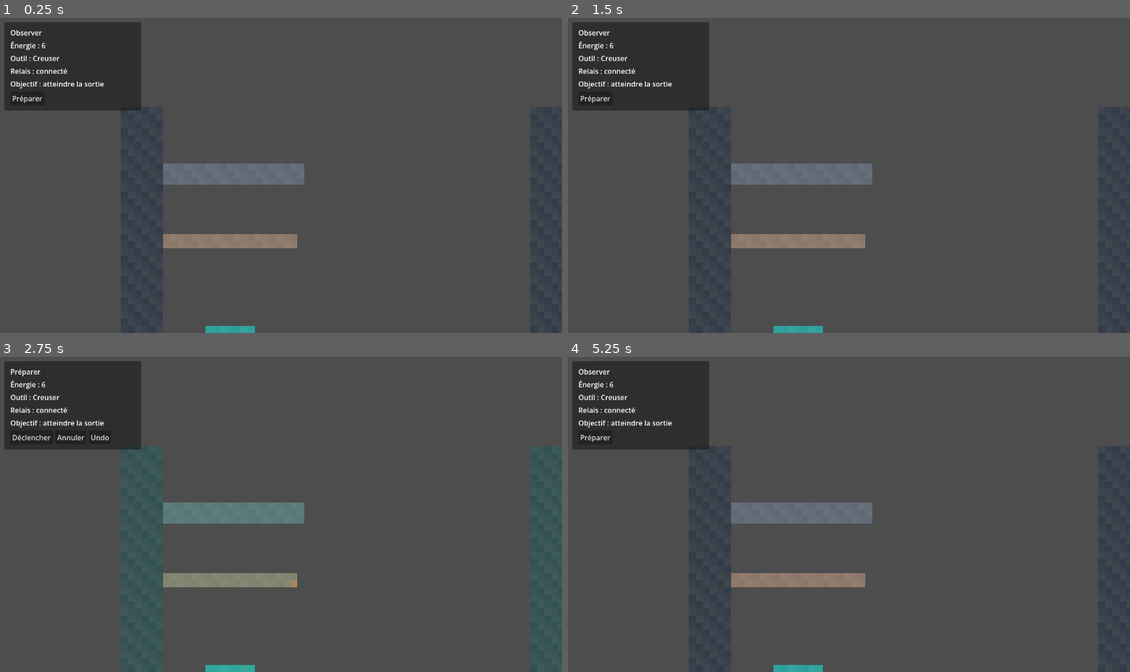
Above: before the commit, frames 1-4 (two rows, left to right).
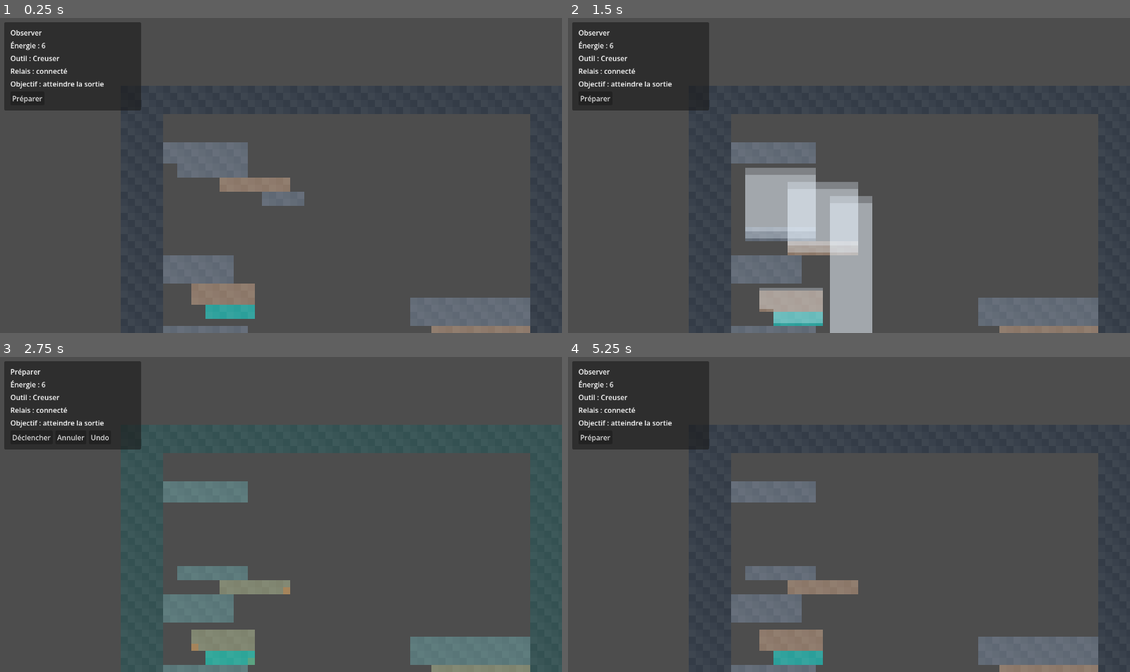
Above: after the commit, the same moments.

Repository: devjonathan1999-del/Project-Digger
Game: Godot game, scene res://scenes/main.tscn
The game is run twice, just before and just after one commit, with the same random seed, the same clock (stepped at 60 frames per second) and the same inputs.
Inputs:
- Up to frame 1 (0.25 s): no input
- Up to frame 2 (1.5 s): click "Préparer" at 0.5 s; click "Déclencher" at 1.25 s
- Up to frame 3 (2.75 s): click "Préparer" at 2 s
- Up to frame 4 (5.25 s): click "Annuler" at 2.75 s; click "Préparer" at 3.5 s; click "Undo" at 4.25 s; click "Déclencher" at 5 s

The runs differ from the first frame. In frame 1, 11% of the frame differs, in the area x 25-100%, y 21-100%; in frame 2, 17%; in frame 3, 11%; in frame 4, 11%.

Commit message:
feat: build first Helix cave layout

Diff:
--- a/src/content/vertical_slice_layout.gd
+++ b/src/content/vertical_slice_layout.gd
@@ -16,47 +16,66 @@
 func build() -> Dictionary:
     var model := TerrainModel.new(WIDTH, HEIGHT)
 
-    # Permanent outer rock keeps the slice visually framed and structurally anchored.
+    # Anchored outer geology.
     _fill_rect(model, Rect2i(0, 0, 6, HEIGHT), &"rock_dense")
     _fill_rect(model, Rect2i(58, 0, 6, HEIGHT), &"rock_dense")
+    _fill_rect(model, Rect2i(6, 0, 52, 4), &"rock_dense")
 
-    # Entrance: diggable material around rows 4–12, connected to the left wall.
-    _fill_rect(model, Rect2i(6, 8, 20, 3), &"rock_common")
+    # Entrance pocket: stepped common/fragile ledges instead of a flat band.
+    _fill_rect(model, Rect2i(6, 8, 12, 3), &"rock_common")
+    _fill_rect(model, Rect2i(8, 11, 10, 2), &"rock_common")
+    _fill_rect(model, Rect2i(14, 13, 10, 2), &"rock_fragile")
+    _fill_rect(model, Rect2i(20, 15, 6, 2), &"rock_common")
 
-    # Friable ceiling around rows 14–24.
-    _fill_rect(model, Rect2i(6, 18, 19, 2), &"rock_fragile")
+    # Left chamber shelves and stabilizer deposit.
+    _fill_rect(model, Rect2i(6, 24, 10, 4), &"rock_common")
+    _fill_rect(model, Rect2i(10, 28, 9, 3), &"rock_fragile")
+    _fill_rect(model, Rect2i(12, 31, 7, 2), &"stabilizer")
+    _fill_rect(model, Rect2i(6, 34, 12, 3), &"rock_common")
 
-    # Stabilizer vein around columns 12–18, rows 28–35.
-    _fill_rect(model, Rect2i(12, 31, 7, 2), &"stabilizer")
-    _fill_rect(model, Rect2i(6, 32, 6, 1), &"rock_common")
+    # Central chamber framing.
+    _fill_rect(model, Rect2i(18, 38, 8, 4), &"rock_common")
+    _fill_rect(model, Rect2i(41, 30, 17, 4), &"rock_common")
+    _fill_rect(model, Rect2i(44, 34, 14, 3), &"rock_fragile")
+    _fill_rect(model, Rect2i(46, 50, 12, 5), &"rock_common")
 
-    # Dense blocking formation. Side masses are anchored to the bottom while a
-    # central dense gate blocks the shaft and can only be removed by collapse.
+    # Dense blocking formation and stable side masses.
     _fill_rect(model, Rect2i(26, 40, 5, 32), &"rock_dense")
     _fill_rect(model, Rect2i(34, 40, 7, 32), &"rock_dense")
+    _fill_rect(model, Rect2i(29, 39, 7, 3), &"rock_dense")
     model.set_cell(GATE_POS, TerrainCell.new(&"rock_dense"))
 
-    # Canonical removable support beneath the gate. The small cantilever at
-    # (31,47) is supported by the anchored mass at x=30.
-    model.set_cell(Vector2i(32, 45), TerrainCell.new(&"rock_common"))
-    model.set_cell(Vector2i(32, 46), TerrainCell.new(&"rock_common"))
-    model.set_cell(Vector2i(32, 47), TerrainCell.new(&"rock_common"))
-    model.set_cell(Vector2i(31, 47), TerrainCell.new(&"rock_common"))
+    # Canonical removable supports.
+    for support_pos in SUPPORT_REMOVAL:
+        model.set_cell(support_pos, TerrainCell.new(&"rock_common"))
 
-    # Stable support spine for the ancient network, separate from the gate shaft.
+    # Stable spine and ancient route.
     _fill_rect(model, Rect2i(24, 46, 1, 26), &"rock_dense")
-
     var relay_source := Vector2i(18, 54)
     var relay_pos := Vector2i(25, 46)
-    _fill_rect(model, Rect2i(19, 54, 6, 1), &"stabilizer")
-    _fill_rect(model, Rect2i(25, 47, 1, 8), &"stabilizer")
+    var ancient_path: Array[Vector2i] = []
+    for x in range(18, 26):
+        ancient_path.append(Vector2i(x, 54))
+    for y in range(53, 45, -1):
+        ancient_path.append(Vector2i(25, y))
+    for pos in ancient_path:
+        model.set_cell(pos, TerrainCell.new(&"stabilizer"))
+
+    # Lower descent framing.
+    _fill_rect(model, Rect2i(6, 58, 18, 6), &"rock_common")
+    _fill_rect(model, Rect2i(41, 58, 17, 6), &"rock_common")
+    _fill_rect(model, Rect2i(8, 64, 16, 8), &"rock_dense")
+    _fill_rect(model, Rect2i(41, 64, 17, 8), &"rock_dense")
 
     return {
         "model": model,
         "relay_source": relay_source,
         "relay_pos": relay_pos,
+        "ancient_path": ancient_path,
+        "entrance_rect": Rect2i(6, 5, 20, 12),
+        "chamber_rect": Rect2i(18, 22, 28, 36),
         "exit_rect": Rect2i(31, 65, 3, 5),
-        "spawn_focus": Vector2i(22, 9),
+        "spawn_focus": Vector2i(22, 12),
     }
 
 func _fill_rect(model: TerrainModel, rect: Rect2i, material_id: StringName) -> void:
